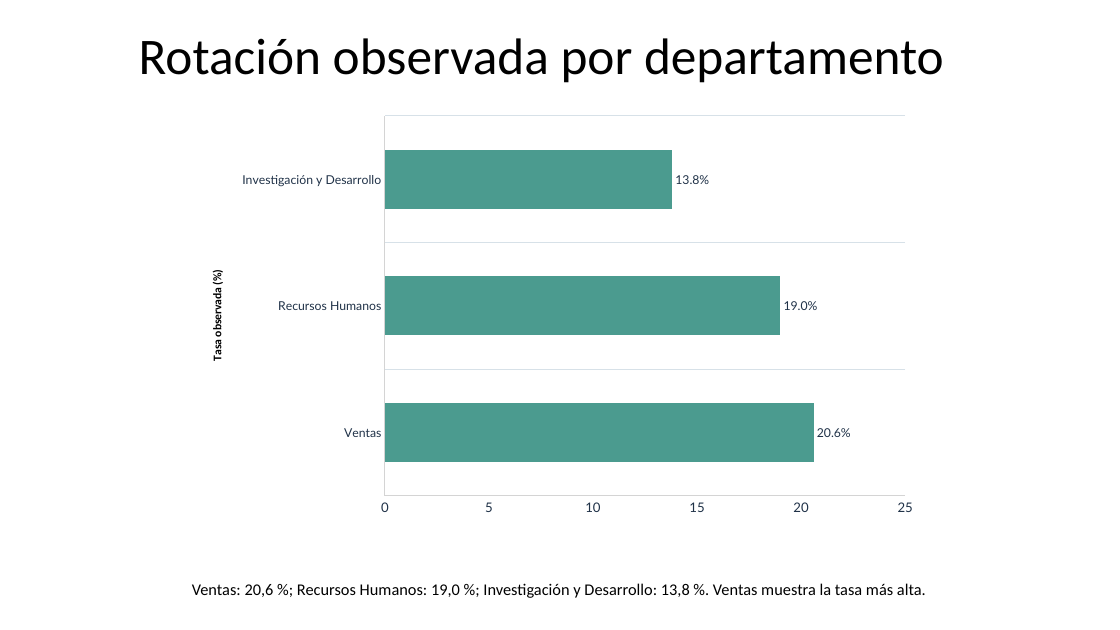
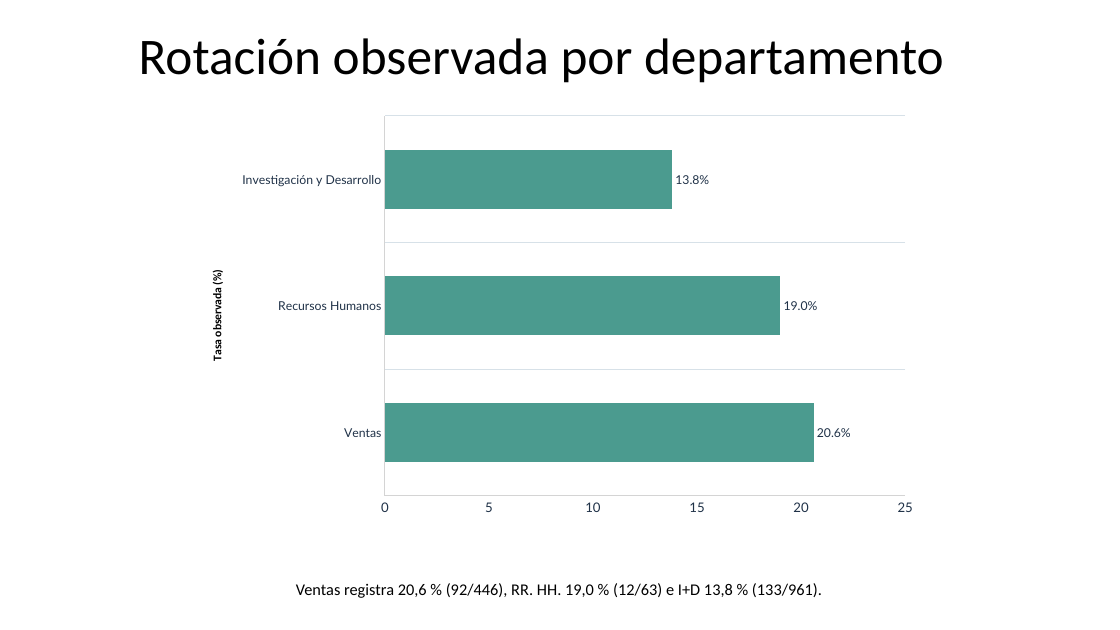
Before and after one commit to gitbeatriz123/Proyecto_Prediccion_Rotacion_Empleados_Beatriz.Velayos, a slide deck: slide 6 of docs/Presentacion_Proyecto_Rotacion.pptx. Drawn at 1120x630 pixels with LibreOffice and Linux fonts; fonts in the diff are those of the drawing. Boxes give left, top, right and bottom in pixels: in the first picture for what was removed or moved away, otherwise in the second. Text is boxed around its words. In the diff, an @@ line names an element or a change of style, - is before the commit and + after.

```diff
--- a/docs/Presentacion_Proyecto_Rotacion.pptx
+++ b/docs/Presentacion_Proyecto_Rotacion.pptx
@@ text at bbox=[296, 583, 822, 598]: text changed @@
-Ventas: 20,6 %; Recursos Humanos: 19,0 %; Investigación y Desarrollo: 13,8 %. Ventas muestra la tasa más alta.
+Ventas registra 20,6 % (92/446), RR. HH. 19,0 % (12/63) e I+D 13,8 % (133/961).
```
Also in this commit, not shown: 8 other slides changed, 5 other files.
